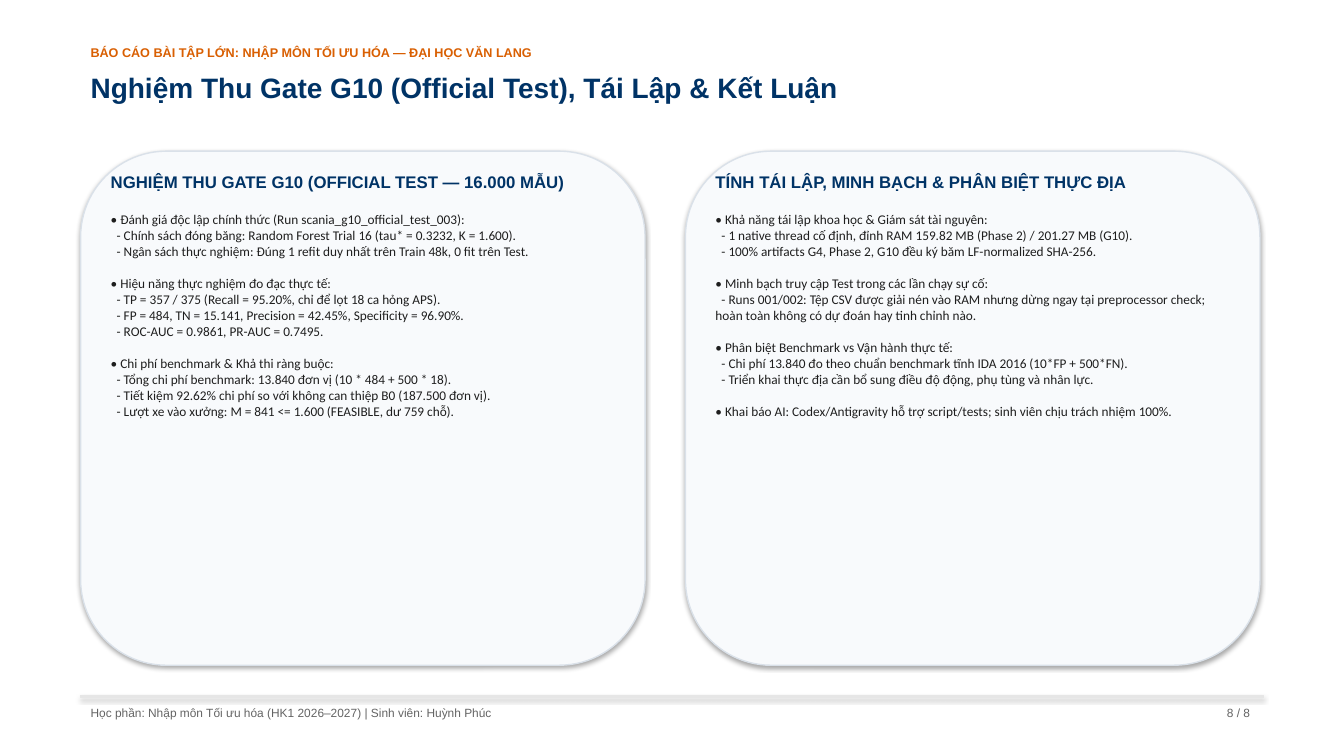
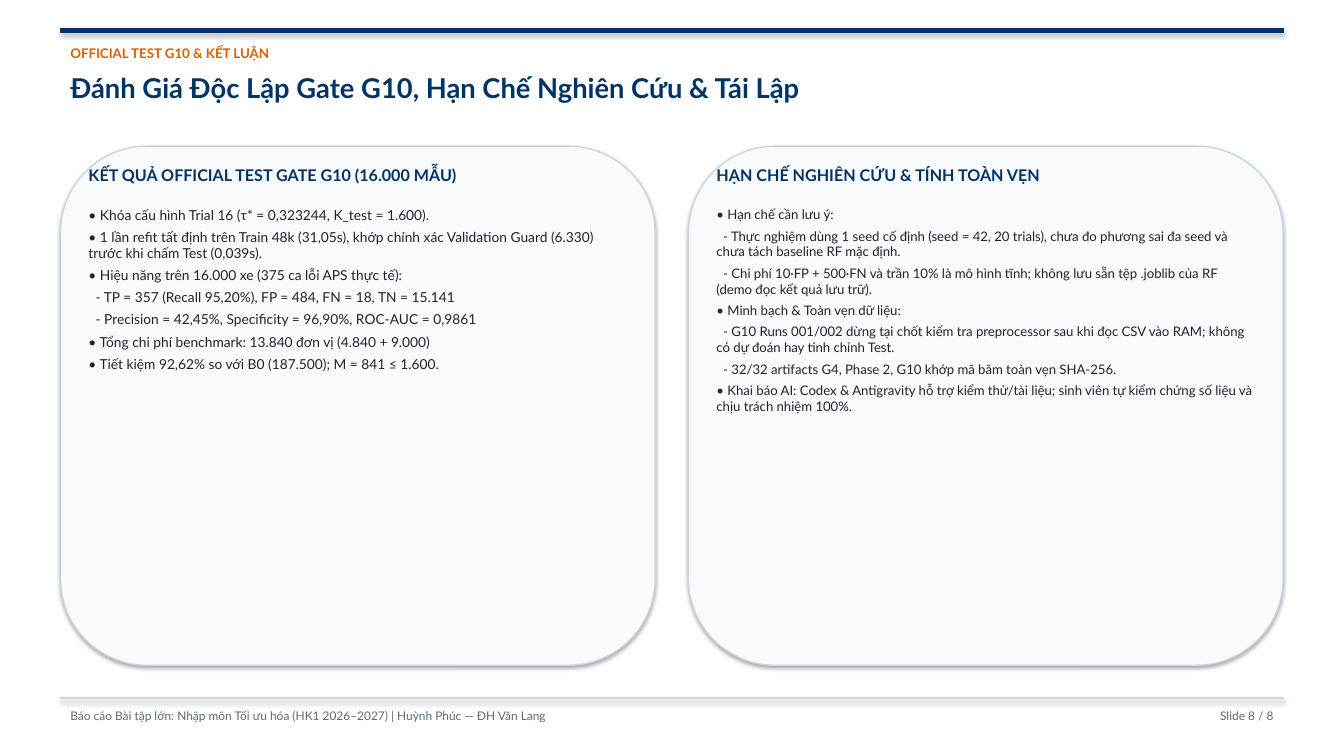
Before and after one commit to PhucHuynh16/Predictive-maintenance-cost-optimization, a slide deck: slide 8 of slides/SLIDES_THUYET_TRINH_SCANIA_APS.pptx. Drawn at 1344x756 pixels with LibreOffice and Linux fonts; fonts in the diff are those of the drawing. Boxes give left, top, right and bottom in pixels: in the first picture for what was removed or moved away, otherwise in the second. Text is boxed around its words. In the diff, an @@ line names an element or a change of style, - is before the commit and + after.

Commit message:
docs(acceptance): finalize compliance audit, dynamic demo validation, report/slides typography, and acceptance report

```diff
--- a/slides/SLIDES_THUYET_TRINH_SCANIA_APS.pptx
+++ b/slides/SLIDES_THUYET_TRINH_SCANIA_APS.pptx
@@ rectangle: place and size @@
-rectangle at (91, 47, 532, 60)
+rectangle at (60, 28, 1284, 32)
@@ rectangle at (60, 28, 1284, 32): fill none to #003366; outline none to #003366 0.75 pt; shadow on @@
@@ text at (70, 46, 269, 61): text changed; size 20 to 9.5 pt; font Arial to Lato; text colour #003366 to #D95F02 @@
-Nghiệm Thu Gate G10 (Official Test), Tái Lập & Kết Luận
+OFFICIAL TEST G10 & KẾT LUẬN
@@ text in rectangle at (91, 47, 532, 60): text removed @@
-BÁO CÁO BÀI TẬP LỚN: NHẬP MÔN TỐI ƯU HÓA — ĐẠI HỌC VĂN LANG
@@ text added at (70, 76, 800, 103), 19.5 pt, text #003366, bold @@
+Đánh Giá Độc Lập Gate G10, Hạn Chế Nghiên Cứu & Tái Lập
@@ rounded rectangle: place and size @@
-rounded rectangle at (81, 151, 645, 665)
+rounded rectangle at (60, 146, 655, 665)
@@ rounded rectangle at (60, 146, 655, 665): outline #DAE1E9 1 pt to #CBD5E1 1 pt @@
@@ rounded rectangle at (689, 146, 1284, 665): outline #DAE1E9 1 pt to #CBD5E1 1 pt @@
@@ rounded rectangle: place and size @@
-rounded rectangle at (686, 151, 1260, 665)
+rounded rectangle at (689, 146, 1284, 665)
@@ text at (88, 166, 457, 184): text changed; size 12 to 11.5 pt; font Arial to Lato @@
-NGHIỆM THU GATE G10 (OFFICIAL TEST — 16.000 MẪU)
+KẾT QUẢ OFFICIAL TEST GATE G10 (16.000 MẪU)
@@ text removed at (715, 174, 1126, 191) @@
-TÍNH TÁI LẬP, MINH BẠCH & PHÂN BIỆT THỰC ĐỊA
@@ text added at (716, 166, 1040, 184), 11.5 pt, text #003366, bold @@
+HẠN CHẾ NGHIÊN CỨU & TÍNH TOÀN VẸN
@@ text at (88, 209, 593, 372): text changed; size 9.5 to 9.8 pt; font Calibri to Lato; text colour #1E1E1E to #1E232D @@
-• Đánh giá độc lập chính thức (Run scania_g10_official_test_003):
-- Chính sách đóng băng: Random Forest Trial 16 (tau* = 0.3232, K = 1.600).
-- Ngân sách thực nghiệm: Đúng 1 refit duy nhất trên Train 48k, 0 fit trên Test.
-• Hiệu năng thực nghiệm đo đạc thực tế:
-- TP = 357 / 375 (Recall = 95.20%, chỉ để lọt 18 ca hỏng APS).
-- FP = 484, TN = 15.141, Precision = 42.45%, Specificity = 96.90%.
-- ROC-AUC = 0.9861, PR-AUC = 0.7495.
-• Chi phí benchmark & Khả thi ràng buộc:
-- Tổng chi phí benchmark: 13.840 đơn vị (10 * 484 + 500 * 18).
-- Tiết kiệm 92.62% chi phí so với không can thiệp B0 (187.500 đơn vị).
-- Lượt xe vào xưởng: M = 841 <= 1.600 (FEASIBLE, dư 759 chỗ).
+• Khóa cấu hình Trial 16 (τ* = 0,323244, K_test = 1.600).
+• 1 lần refit tất định trên Train 48k (31,05s), khớp chính xác Validation Guard (6.330) trước khi chấm Test (0,039s).
+• Hiệu năng trên 16.000 xe (375 ca lỗi APS thực tế):
+- TP = 357 (Recall 95,20%), FP = 484, FN = 18, TN = 15.141
+- Precision = 42,45%, Specificity = 96,90%, ROC-AUC = 0,9861
+• Tổng chi phí benchmark: 13.840 đơn vị (4.840 + 9.000)
+• Tiết kiệm 92,62% so với B0 (187.500); M = 841 ≤ 1.600.
@@ text at (716, 208, 1252, 414): text changed; size 9.5 to 9.4 pt; font Calibri to Lato; text colour #1E1E1E to #1E232D @@
-• Khả năng tái lập khoa học & Giám sát tài nguyên:
-- 1 native thread cố định, đỉnh RAM 159.82 MB (Phase 2) / 201.27 MB (G10).
-- 100% artifacts G4, Phase 2, G10 đều ký băm LF-normalized SHA-256.
-• Minh bạch truy cập Test trong các lần chạy sự cố:
-- Runs 001/002: Tệp CSV được giải nén vào RAM nhưng dừng ngay tại preprocessor check; hoàn toàn không có dự đoán hay tinh chỉnh nào.
-• Phân biệt Benchmark vs Vận hành thực tế:
-- Chi phí 13.840 đo theo chuẩn benchmark tĩnh IDA 2016 (10*FP + 500*FN).
-- Triển khai thực địa cần bổ sung điều độ động, phụ tùng và nhân lực.
-• Khai báo AI: Codex/Antigravity hỗ trợ script/tests; sinh viên chịu trách nhiệm 100%.
+• Hạn chế cần lưu ý:
+- Thực nghiệm dùng 1 seed cố định (seed = 42, 20 trials), chưa đo phương sai đa seed và chưa tách baseline RF mặc định.
+- Chi phí 10·FP + 500·FN và trần 10% là mô hình tĩnh; không lưu sẵn tệp .joblib của RF (demo đọc kết quả lưu trữ).
+• Minh bạch & Toàn vẹn dữ liệu:
+- G10 Runs 001/002 dừng tại chốt kiểm tra preprocessor sau khi đọc CSV vào RAM; không có dự đoán hay tinh chỉnh Test.
+- 32/32 artifacts G4, Phase 2, G10 khớp mã băm toàn vẹn SHA-256.
+• Khai báo AI: Codex & Antigravity hỗ trợ kiểm thử/tài liệu; sinh viên tự kiểm chứng số liệu và chịu trách nhiệm 100%.
@@ rectangle: place and size @@
-rectangle at (81, 696, 1263, 698)
+rectangle at (60, 698, 1284, 699)
@@ rectangle at (60, 698, 1284, 699): fill #E6E6E6 to #CBD5E1; outline #E6E6E6 0.75 pt to #CBD5E1 0.75 pt @@
@@ text at (70, 710, 546, 722): text changed; font Arial to Lato; text colour #646464 to #5F6973 @@
-Học phần: Nhập môn Tối ưu hóa (HK1 2026–2027) | Sinh viên: Huỳnh Phúc
+Báo cáo Bài tập lớn: Nhập môn Tối ưu hóa (HK1 2026–2027) | Huỳnh Phúc — ĐH Văn Lang
@@ text at (1220, 711, 1274, 720): text changed; font Arial to Lato; text colour #646464 to #5F6973 @@
-8 / 8
+Slide 8 / 8
```
Also in this commit, not shown: 4 other slides changed, 3 slides added, 3 slides removed, 14 other files.
